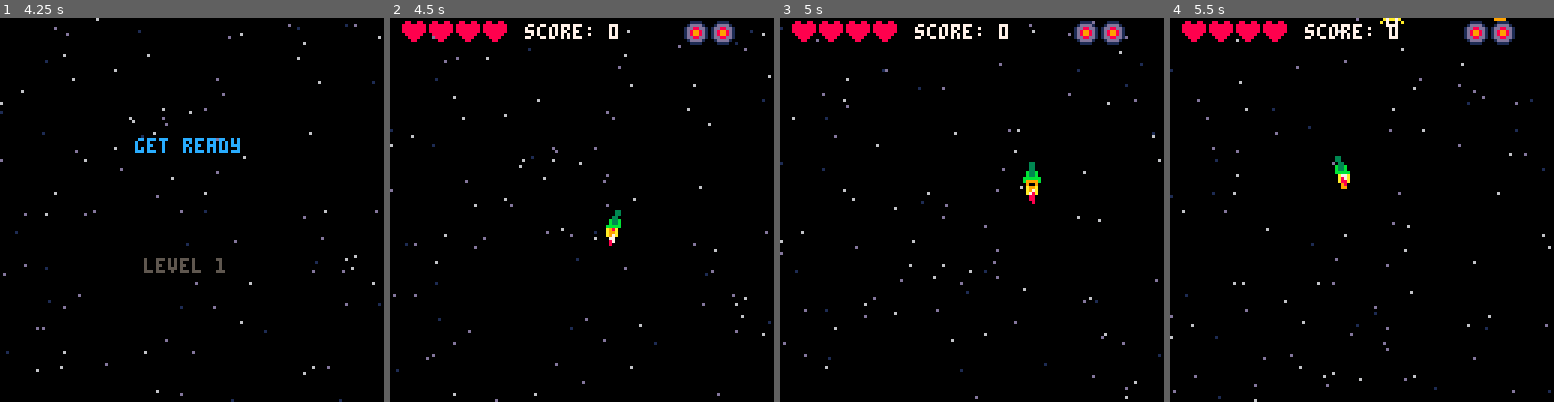
Above: before the commit, frames 1-4 (left to right).
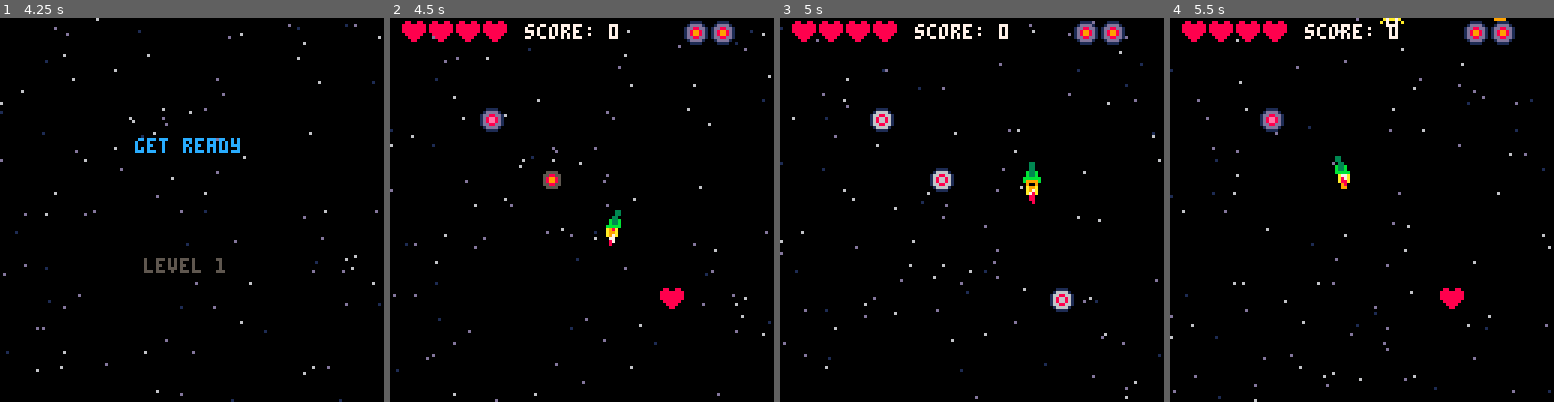
Above: after the commit, the same moments.

Repository: mathyousee/theyre-coming-p8
Game: PICO-8 cartridge theyrecoming.p8
The game is run twice, just before and just after one commit, with the same random seed, the same clock (stepped at 60 frames per second) and the same inputs.
Inputs:
- Up to frame 1 (4.25 s): tap X (X key) at 0.33, 1.07, 1.85, 2.97, 4.08 s; tap O (Z key) at 0.7, 1.7, 2.1, 2.5, 2.9, 3.3, 3.7, 4.1 s; hold Right 1.6-2.1 s; hold Up 2.15-2.42 s; hold Right 2.47-3.03 s; hold Left 3.08-3.58 s; hold Down 3.63-3.97 s; hold Right from 4.02 s (still down)
- Up to frame 2 (4.5 s): keep holding Right
- Up to frame 3 (5 s): tap O (Z key) at 4.5, 4.9 s; release Right at 4.68 s; hold Up from 4.73 s (still down)
- Up to frame 4 (5.5 s): release Up at 5.03 s; hold Left from 5.08 s (still down); tap X (X key) at 5.2 s; tap O (Z key) at 5.3 s

Frame 1 is identical in both runs. In frame 2, 0.8% of the frame differs, in the area x 23-77%, y 23-76%; in frame 3, 1.0%, in the area x 23-77%, y 23-77%; in frame 4, 0.6%.

Commit message:
added weapon switch logic

Diff:
--- a/theyrecoming.p8
+++ b/theyrecoming.p8
@@ -12,6 +12,18 @@
  t=0
  parts={}
  shwaves={}
+ stars={}
+  initstarfield()
+ weapons={}
+  add(weapons,{cd=4,d=1,sp=33,swc=10,id=1})
+  add(weapons,{cd=8,d=2,sp=35,swc=9,id=2})
+  add(weapons,{cd=12,d=5,sp=36,swc=8,id=3})
+ etypes={}
+	 add(etypes,{s=25,dx=.15,dy=1.5,sw=7,sh=7,smin=25,smax=28,hp=10,en=1})
+	 add(etypes,{s=25,dx=-.15,dy=1.5,sw=7,sh=7,smin=25,smax=28,hp=8,en=2})
+	 add(etypes,{s=9,dx=0,dy=2,sw=7,smin=9,smax=13,hp=1,en=3})
+	 add(etypes,{s=9,dx=0,dy=3,sw=7,smin=9,smax=13,hp=1,en=4})
+	 add(etypes,{s=41,dx=0,dy=3.5,sw=7,smin=41,smax=44,hp=2,en=5})
 end
 
 function startgame()
@@ -21,19 +33,12 @@
  lsm=0
  p={s=2,x=64,y=64,dx=0,dy=0,m=0,f={s=4,smin=4,smax=7},fy=4,l=4,nb=0,sw=7,inv=0}
  pb={}
- pw={cd=4,d=1} --player active weapon
+ set_pweapon(1) --player active weapon
  sw={q=2,d=10} --secondary weapon
  score=0 --score
- stars={}
- initstarfield()
- init_enemies()
  enemies={}
  flashes={}
  init_level()
- -- add(flashes,{x=30,y=30,r=1,dr=1,mr=3})
- -- add(enemies,{x=60,y=5,dx=0,dy=1,s=9,sw=7,sh=7,smin=9,smax=13,en=3})
- -- add(enemies,{x=40,y=5,dx=0,dy=2,s=9,sw=7,sh=7,smin=9,smax=13,en=3})
- -- add(enemies,{x=110,y=-50,dx=-.3,dy=1.3,s=25,sw=7,sh=7,smin=25,smax=28,en=1})
 end
 
 function init_level()
@@ -46,19 +51,14 @@
  pb={}
  enemies={}
  flashes={}
+ powerups={}
+ add(powerups,{x=30,y=30,sp=19,sw=8,utype="pw",id=3})
+ add(powerups,{x=50,y=50,sp=21,sw=8,utype="sq",id=3})
+ add(powerups,{x=90,y=90,sp=22,sw=8,utype="life"})
  nextenemy=30
  levelcountdown=120
 end
 
-function init_enemies()
- etypes={}
- add(etypes,{s=25,dx=.15,dy=1.5,sw=7,sh=7,smin=25,smax=28,hp=10,en=1})
- add(etypes,{s=25,dx=-.15,dy=1.5,sw=7,sh=7,smin=25,smax=28,hp=8,en=2})
- add(etypes,{s=9,dx=0,dy=2,sw=7,smin=9,smax=13,hp=1,en=3})
- add(etypes,{s=9,dx=0,dy=3,sw=7,smin=9,smax=13,hp=1,en=4})
- add(etypes,{s=41,dx=0,dy=3.5,sw=7,smin=41,smax=44,hp=2,en=5})
-
-end
 
 
 -->8
@@ -127,7 +127,7 @@
   for b in all (enemies) do
    if collide(i,b) then
     b.hp-=pw.d
-    --smol_shwave(b.x+4,b.y+8)
+    smol_shwave(b.x+4,b.y+8,i.swc)
     if b.hp<=0 then
      sfx(1)
      explode(i.x+4,i.y+4,4)
@@ -147,13 +147,32 @@
  --check for more shots
 
  if btn(5) and p.nb <=0  then
-  add(pb,{s=33,x=p.x,y=p.y,sw=7,sh=7})
+  add(pb,{s=pw.sp,x=p.x,y=p.y,sw=7,sh=7,swc=pw.swc})
   p.m=4
   p.nb=pw.cd
   sfx(0)
-
- end
-
+ end
+
+ --check for powerups
+
+ for pu in all (powerups) do
+  if collide(p,pu) then
+   do_powerup(pu)
+   del(powerups,pu)
+  end
+ end
+
+end
+
+function do_powerup(pow)
+ if pow.utype=="pw" then
+  set_pweapon(pow.id)
+  sfx(4)
+ elseif pow.utype=="sq" then
+ elseif pow.utype=="life" then
+  p.l+=1
+  sfx(3)
+ end
 end
 
 function pflame()
@@ -185,6 +204,14 @@
 
 end
 
+
+function set_pweapon(wid)
+ for i in all (weapons) do
+  if i.id==wid then
+   pw={cd=i.cd,d=i.d,swc=i.swc,sp=i.sp}
+  end
+ end
+end
 -->8
 --tools
 
@@ -268,12 +295,13 @@
 
 end
 
-function smol_shwave(shx,shy)
+function smol_shwave(shx,shy,shc)
  local mysw={}
  mysw.x=shx
  mysw.y=shy
  mysw.r=1
  mysw.tr=5
+ mysw.c=shc
  add(shwaves,mysw)
 end
 
@@ -408,10 +436,20 @@
 
 function do_shwaves()
  for mysw in all (shwaves) do
-  circ(mysw.x,mysw.y,mysw.r,7)
+  circ(mysw.x,mysw.y,mysw.r,mysw.c,mysw.c)
   mysw.r+=1
   if mysw.r>mysw.tr then
    del(shwaves,mysw)
+  end
+ end
+end
+
+function drawpow()
+ for pow in all (powerups) do
+  if sin(time())>0 then
+    spr(pow.sp,pow.x,pow.y)
+  else
+    spr(16,pow.x,pow.y)
   end
  end
 end
@@ -522,6 +560,14 @@
  do_shwaves()
  do_particles()
  animateflashes()
+ drawpow()
+
+ --[[debug
+ print("pwc"..pw.swc,7)
+ for z in all (swaves) do
+  print(z.d,z.c)
+ end
+ ]]--
 end
 
 function draw_level()
@@ -583,14 +629,14 @@
 007007000bbbbb000bbbbbb000bbbbb0000990000009800000088000000770009994499900b00b0000b00b0000b00b0000b00b000000000000e00e0000888800
 0000000000999b000b9999b000b9990000099000000990000008800000087000099999900bb00bb000bb0bb000b00b000bb0bb0000000000000ee00000088000
 0000000000909000009009000009090000000000000000000000800000080000009999000b0000b0000b00b00bb00bb00b00b000000000000000000000000000
-00000000000000000000000000000000000000000000000000000000000000000000000000999900009999000099990000999900000000000055550000111100
-0000000000000e000000000000000000000000000000000000000000000000000000000009999990099999900999499009999990000000000500005001dddd10
-00000000002e2200000000000000000000000000000000000000000000000000000000009999999999999999999449999999449900000000500000051dd88dd1
-000000000e222220000000000000000000000000000000000000000000000000000000009999994994499999994499999999944900000000500000051d8998d1
-000000000e220220000000000000000000000000000000000000000000000000000000009999944994499999994999999999994900000000500000051d8998d1
-0000000000e222e0000000000000000000000000000000000000000000000000000000009994499999444999999999999999999900000000500000051dd88dd1
-000000000000e0000000000000000000000000000000000000000000000000000000000009999990099499900999999009999990000000000500005001dddd10
-00000000000000000000000000000000000000000000000000000000000000000000000000999900009999000099990000999900000000000055550000111100
+00111100001111000011110000111100001111000000000008800880000000000000000000999900009999000099990000999900000000000055550000111100
+0166661001dddd1001dddd1001dddd1001dddd100055550088888888000000000000000009999990099999900999499009999990000000000500005001dddd10
+166886611dd88dd11dd88dd11dd88dd11dd88dd1055885508888888800000000000000009999999999999999999449999999449900000000500000051dd88dd1
+168668611d8668d11d8aa8d11d8ee8d11d8228d1058998508888888800000000000000009999994994499999994499999999944900000000500000051d8998d1
+168668611d8668d11d8aa8d11d8ee8d11d8228d1058998500888888000000000000000009999944994499999994999999999994900000000500000051d8998d1
+166886611dd88dd11dd88dd11dd88dd11dd88dd1055885500088880000000000000000009994499999444999999999999999999900000000500000051dd88dd1
+0166661001dddd1001dddd1001dddd1001dddd100055550000088000000000000000000009999990099499900999999009999990000000000500005001dddd10
+00111100001111000011110000111100001111000000000000000000000000000000000000999900009999000099990000999900000000000055550000111100
 00000000000000000000000000000000000220000000000000000000000000000000000000aa890008a8898000aa8900000a8000000000000000000000000000
 0000000000a00a0000900900008008000222222000000000000000000000000000000000009a9a00008a9a00009a9a00000a9000000000000000000000000000
 000000000a7aa7a009a99a900e98e98022288222000000000000000000000000000000000059950000598500005995000059a500000000000000000000000000
Not shown, changed: the sound effects (__sfx__) section of theyrecoming.p8
